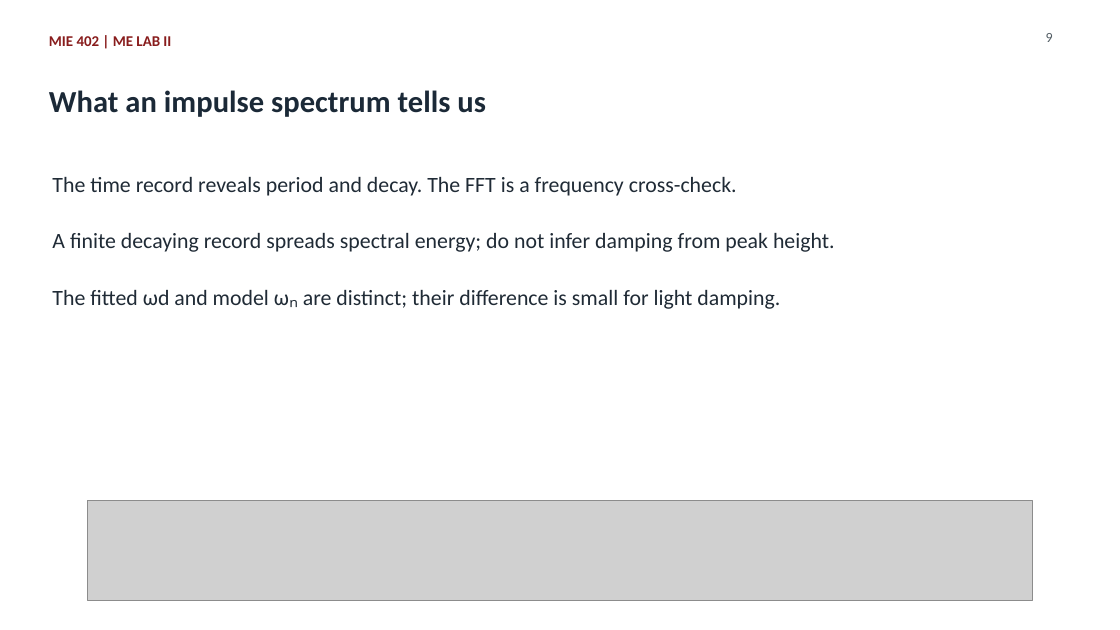
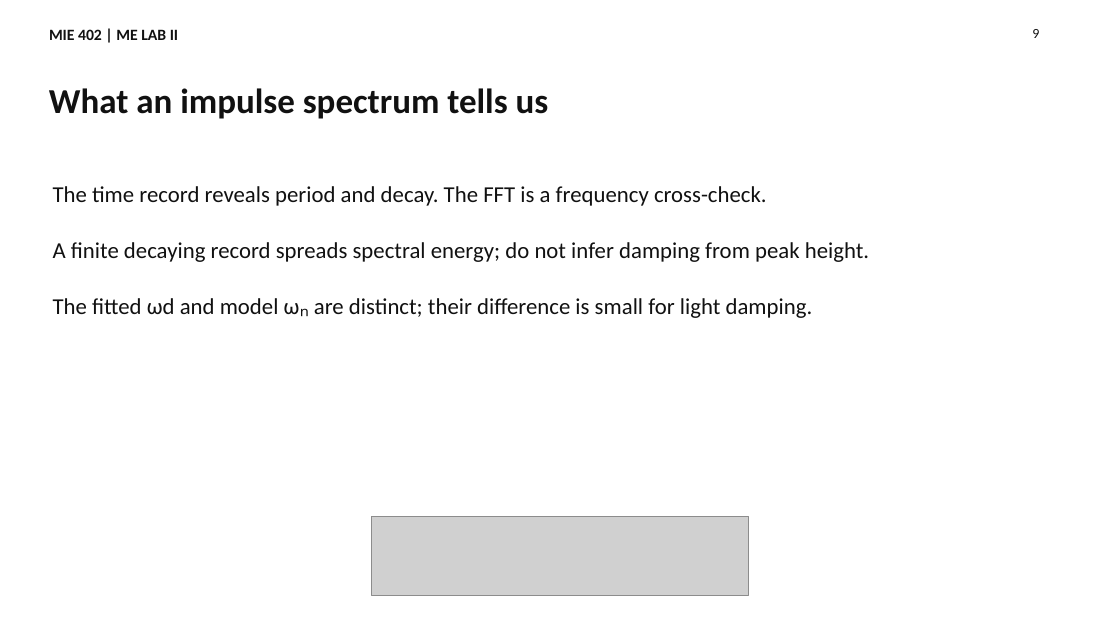
Before and after one commit to Ehsan-Roohi/MIE402-Lab, a slide deck: slide 9 of site/docs/MIE402_Lecture06_Forced_Response_Fall2026.pptx. Drawn at 1120x630 pixels with LibreOffice and Linux fonts; fonts in the diff are those of the drawing; grey boxes stand for pictures. Boxes give left, top, right and bottom in pixels: in the first picture for what was removed or moved away, otherwise in the second. Text is boxed around its words. In the diff, an @@ line names an element or a change of style, - is before the commit and + after.

```diff
--- a/site/docs/MIE402_Lecture06_Forced_Response_Fall2026.pptx
+++ b/site/docs/MIE402_Lecture06_Forced_Response_Fall2026.pptx
@@ text "MIE 402 | ME LAB ..." at [49,29,178,40]: size 12.8 to 13.5 pt, text colour #881C1C to #111111; line spacing 1.32 to 1 @@
@@ text "9": place and size @@
-text "9" at [1046,33,1053,42]
+text "9" at [1032,29,1039,38]
@@ text "9" at [1032,29,1039,38]: text colour #525D64 to #111111; line spacing 1.32 to 1 @@
@@ text "What an impulse spectrum tells ..." at [49,88,549,119]: size 26.2 to 30 pt, text colour #1B2937 to #111111; line spacing 1.32 to 1 @@
@@ size 18.8 to 19.5 pt, text colour #202B36 to #111111; line spacing 1.32 to 1 in 3 elements at [53,298,813,318], [53,242,869,262], [53,186,767,206] @@
@@ text "The time record reveals period ...": place and size @@
-text "The time record reveals period ..." at [52,177,737,196]
+text "The time record reveals period ..." at [53,186,767,206]
@@ text "A finite decaying record spreads ...": place and size @@
-text "A finite decaying record spreads ..." at [52,233,835,252]
+text "A finite decaying record spreads ..." at [53,242,869,262]
@@ text "The fitted ωd and model ...": place and size @@
-text "The fitted ωd and model ..." at [52,290,780,309]
+text "The fitted ωd and model ..." at [53,298,813,318]
@@ picture: place and size @@
-picture at [87,501,1033,601]
+picture at [371,517,749,596]
```
Also in this commit, not shown: 15 other slides changed, 14 slides added, 7 slides removed, 57 other files.
